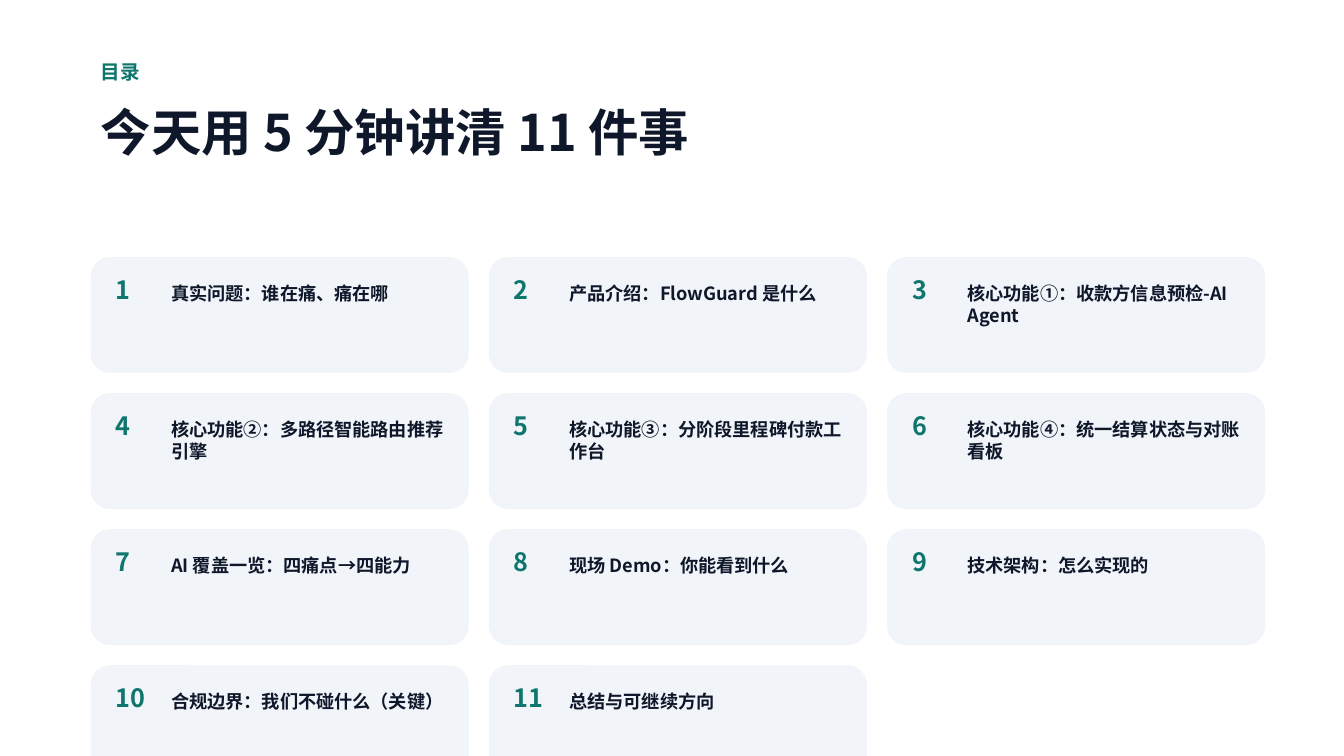
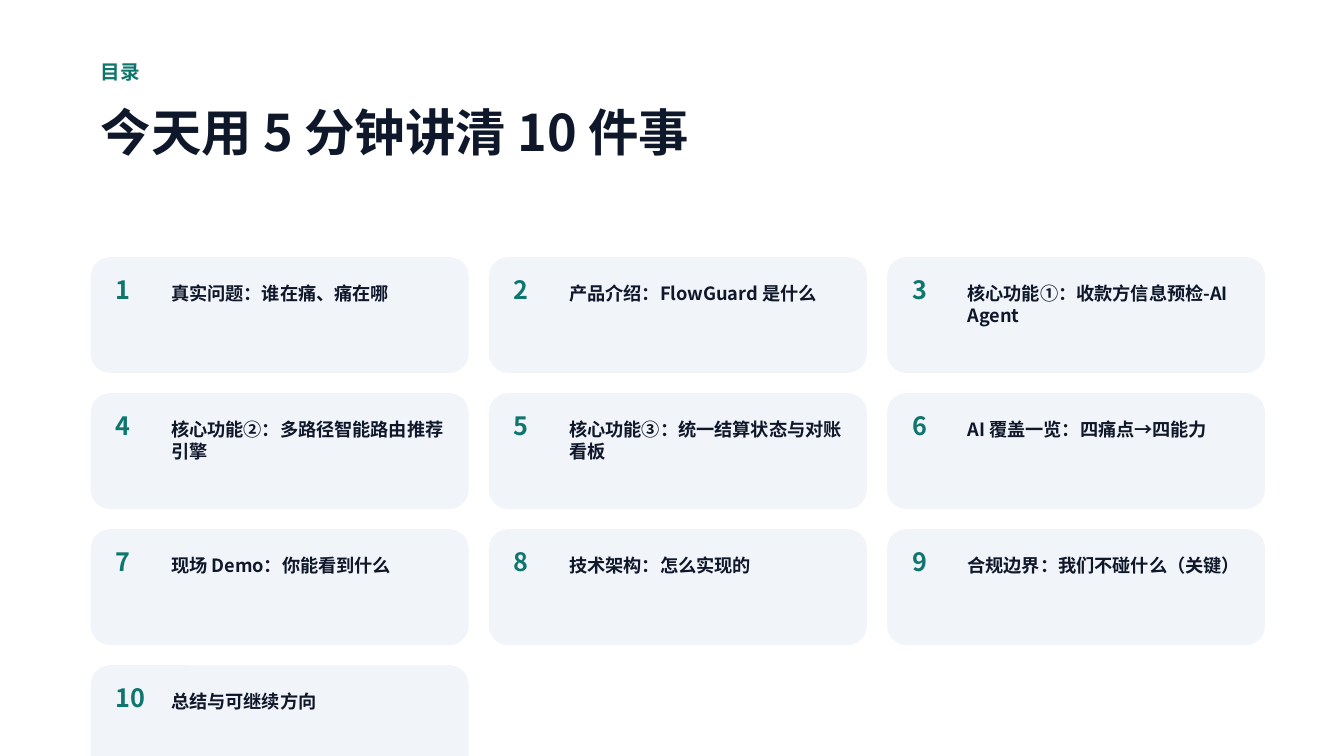
Before and after one commit to Michael-4753/flowguard-payout, a slide deck: slide 2 of public/FlowGuard-Hackathon-Pitch.pptx. Drawn at 1344x756 pixels with LibreOffice and Linux fonts; fonts in the diff are those of the drawing. Boxes give left, top, right and bottom in pixels: in the first picture for what was removed or moved away, otherwise in the second. Text is boxed around its words. In the diff, an @@ line names an element or a change of style, - is before the commit and + after.

```diff
--- a/public/FlowGuard-Hackathon-Pitch.pptx
+++ b/public/FlowGuard-Hackathon-Pitch.pptx
@@ text at <box>101,107,689,156</box>: text changed @@
-今天用 5 分钟讲清 11 件事
+今天用 5 分钟讲清 10 件事
@@ text at <box>569,420,841,463</box>: text changed @@
-核心功能③：分阶段里程碑付款工作台
+核心功能③：统一结算状态与对账看板
@@ text at <box>968,420,1207,438</box>: text changed @@
-核心功能④：统一结算状态与对账看板
+AI 覆盖一览：四痛点→四能力
@@ text at <box>171,556,391,574</box>: text changed @@
-AI 覆盖一览：四痛点→四能力
+现场 Demo：你能看到什么
@@ text at <box>569,556,751,574</box>: text changed @@
-现场 Demo：你能看到什么
+技术架构：怎么实现的
@@ text at <box>968,556,1240,574</box>: text changed @@
-技术架构：怎么实现的
+合规边界：我们不碰什么（关键）
@@ rounded rectangle removed at <box>489,665,867,756</box> @@
@@ text removed at <box>514,688,544,707</box> @@
-11
@@ text at <box>171,692,316,710</box>: text changed @@
-合规边界：我们不碰什么（关键）
+总结与可继续方向
@@ text removed at <box>569,692,714,710</box> @@
-总结与可继续方向
```
Also in this commit, not shown: 2 other slides changed, 1 slide removed.
